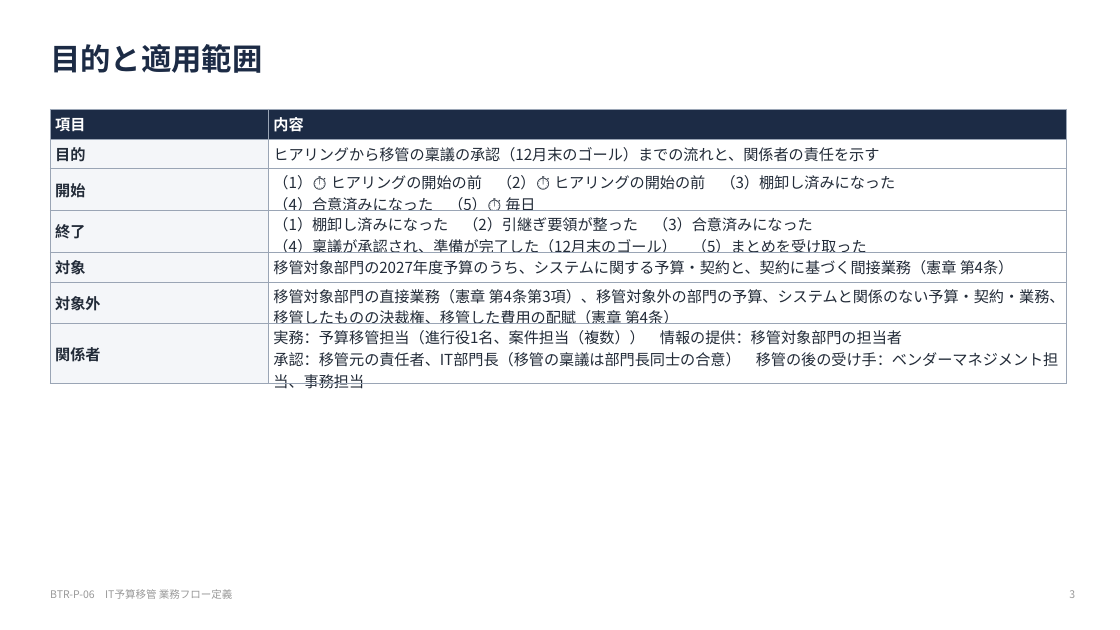
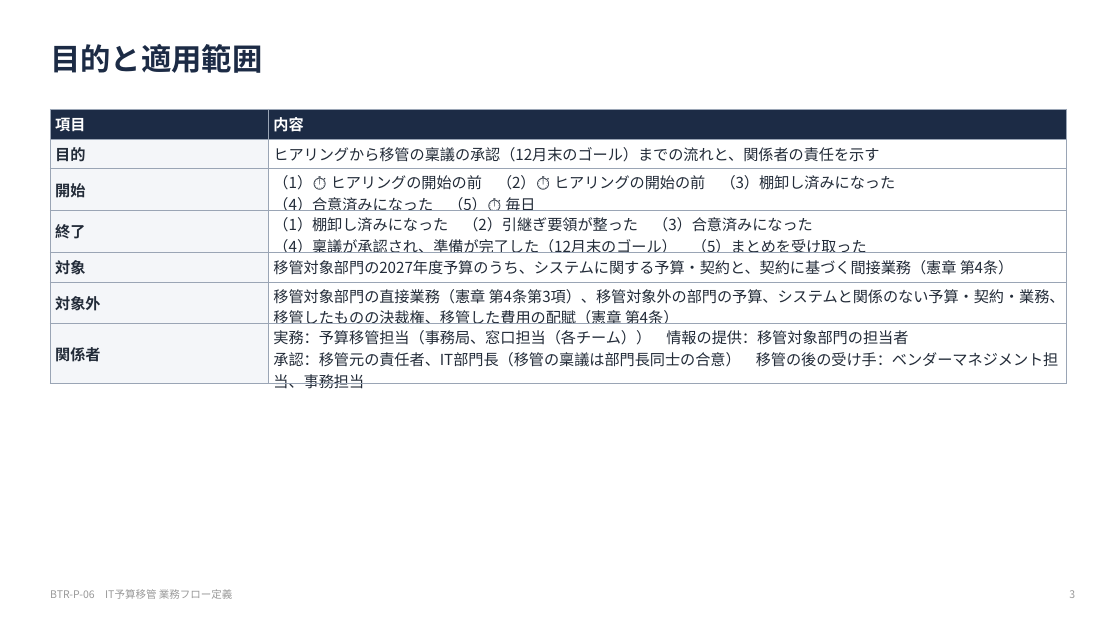
Before and after one commit to hiroyasu-komaki/temp, a slide deck: slide 3 of budget-transfer/process/06-process-definition.pptx. Drawn at 1120x630 pixels with LibreOffice and Linux fonts; fonts in the diff are those of the drawing. Boxes give left, top, right and bottom in pixels: in the first picture for what was removed or moved away, otherwise in the second. Text is boxed around its words. In the diff, an @@ line names an element or a change of style, - is before the commit and + after.

```diff
--- a/budget-transfer/process/06-process-definition.pptx
+++ b/budget-transfer/process/06-process-definition.pptx
@@ table at bbox=[50, 109, 1067, 393] @@
-row 7, column 2: 実務：予算移管担当（進行役1名、案件担当（複数）） 情報の提供：移管対象部門の担当者 / 承認：移管元の責任者、IT部門長（移管の稟議は部門長同士の合意） 移管の後の受け手：ベンダーマネジメント担当、事務担当
+row 7, column 2: 実務：予算移管担当（事務局、窓口担当（各チーム）） 情報の提供：移管対象部門の担当者 / 承認：移管元の責任者、IT部門長（移管の稟議は部門長同士の合意） 移管の後の受け手：ベンダーマネジメント担当、事務担当
```
Also in this commit, not shown: 13 other slides changed, 19 other files.
